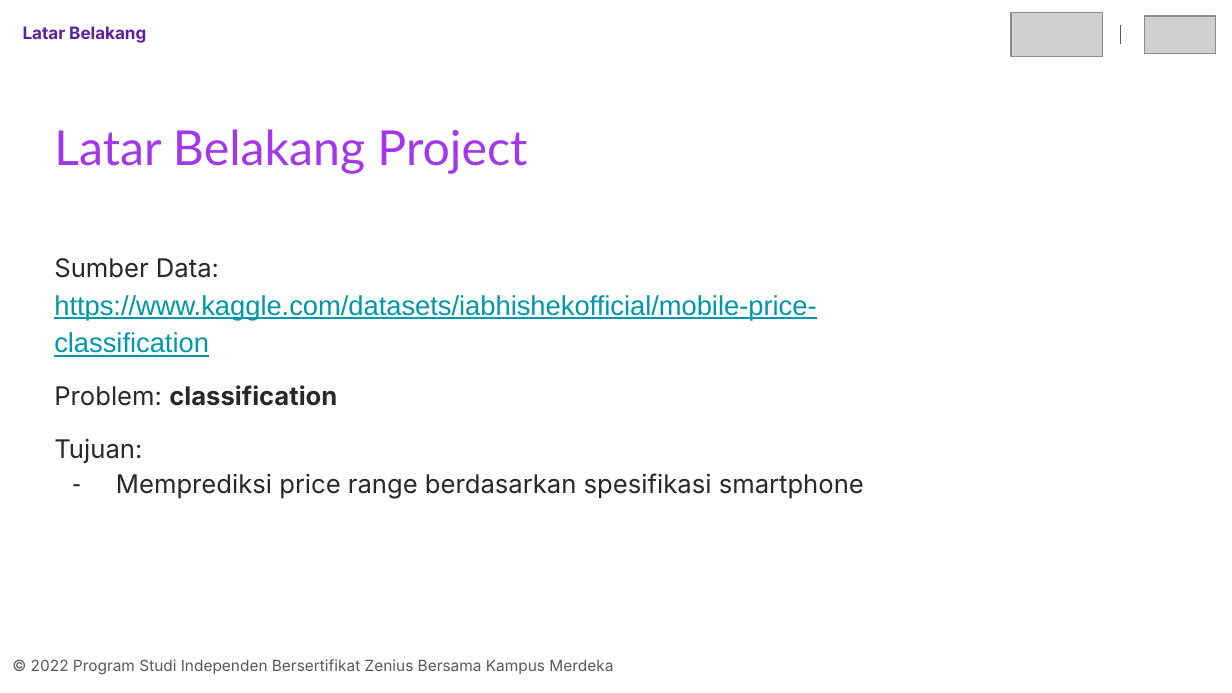
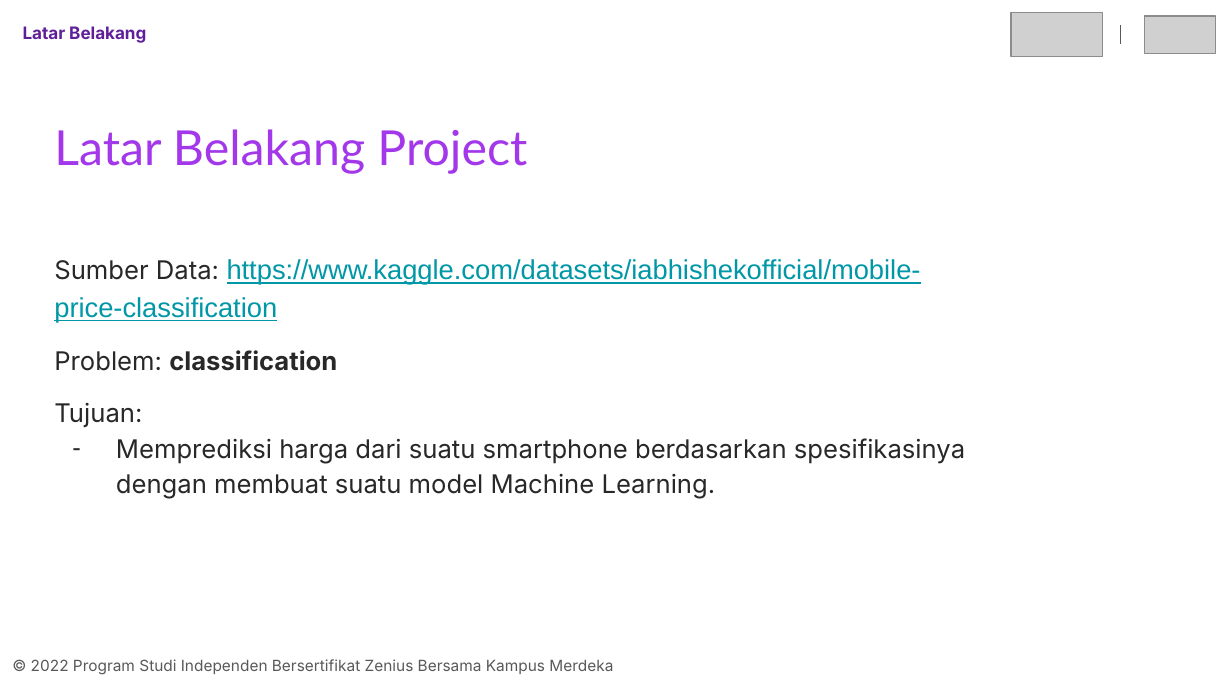
Before and after one commit to refkijorgiprdna/final-project-kelompok-04-erwin, a slide deck: slide 4 of Presentasi-Kelompok-04-Erwin.pptx. Drawn at 1232x693 pixels with LibreOffice and Linux fonts; fonts in the diff are those of the drawing; grey boxes stand for pictures. Boxes give left, top, right and bottom in pixels: in the first picture for what was removed or moved away, otherwise in the second. Text is boxed around its words. In the diff, an @@ line names an element or a change of style, - is before the commit and + after.

```diff
--- a/Presentasi-Kelompok-04-Erwin.pptx
+++ b/Presentasi-Kelompok-04-Erwin.pptx
@@ text at [116, 438, 965, 499]: text changed @@
-– Memprediksi price range berdasarkan spesifikasi smartphone
+– Memprediksi harga dari suatu smartphone berdasarkan spesifikasinya dengan membuat suatu model Machine Learning.
```
Also in this commit, not shown: 9 other slides changed, 3 slides added, 1 slide removed.
